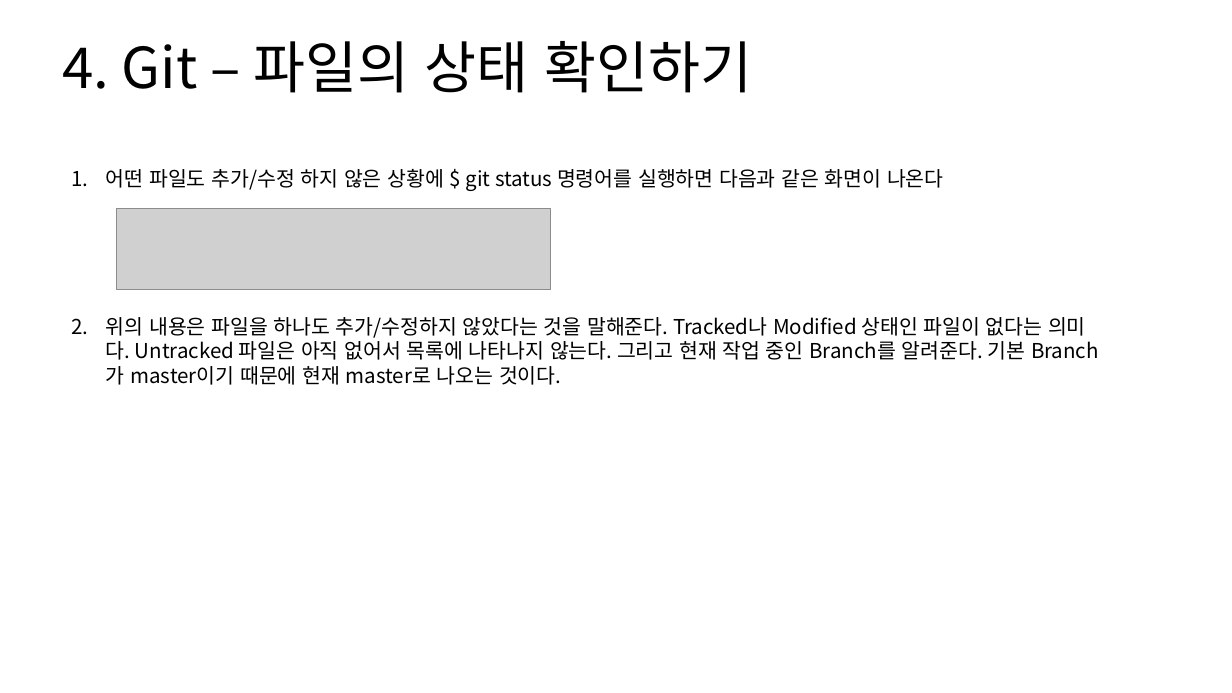
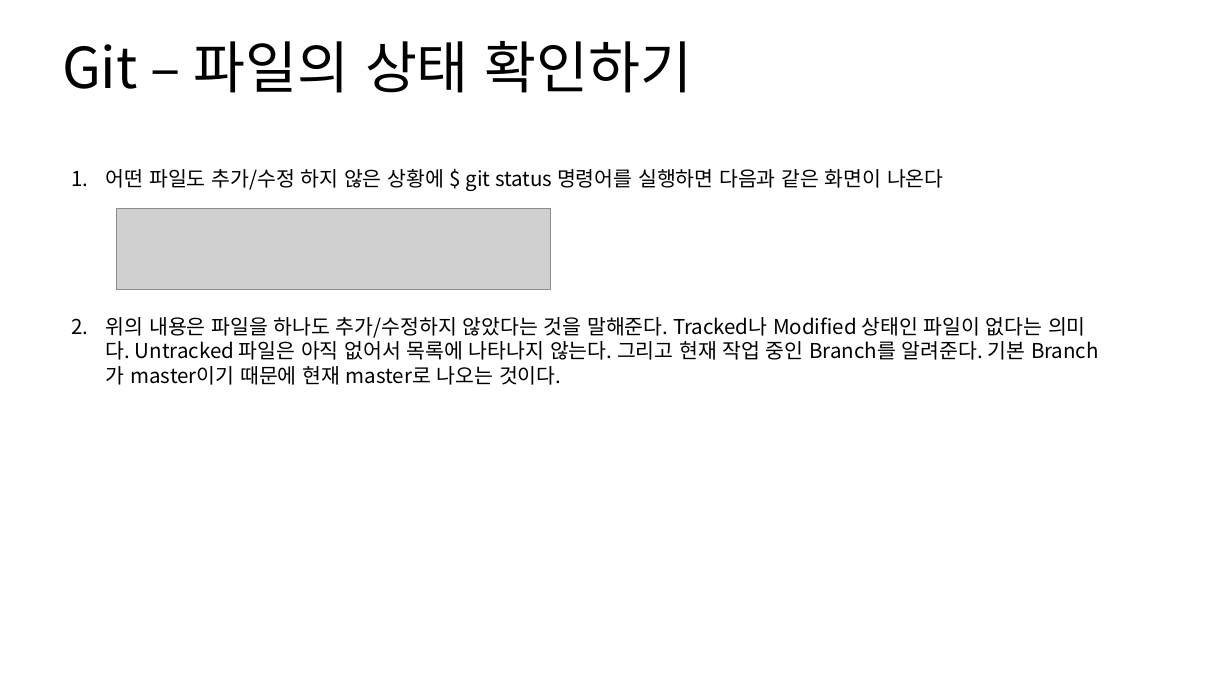
Before and after one commit to SungIn-Shin/git_powerpoint, a slide deck: slide 9 of git_from_the_hell.pptx. Drawn at 1232x693 pixels with LibreOffice and Linux fonts; fonts in the diff are those of the drawing; grey boxes stand for pictures. Boxes give left, top, right and bottom in pixels: in the first picture for what was removed or moved away, otherwise in the second. Text is boxed around its words. In the diff, an @@ line names an element or a change of style, - is before the commit and + after.

```diff
--- a/git_from_the_hell.pptx
+++ b/git_from_the_hell.pptx
@@ title at [62, 41, 693, 93]: text changed @@
-4. Git – 파일의 상태 확인하기
+Git – 파일의 상태 확인하기
```
Also in this commit, not shown: 11 other slides changed, 13 slides added, 4 slides removed.
